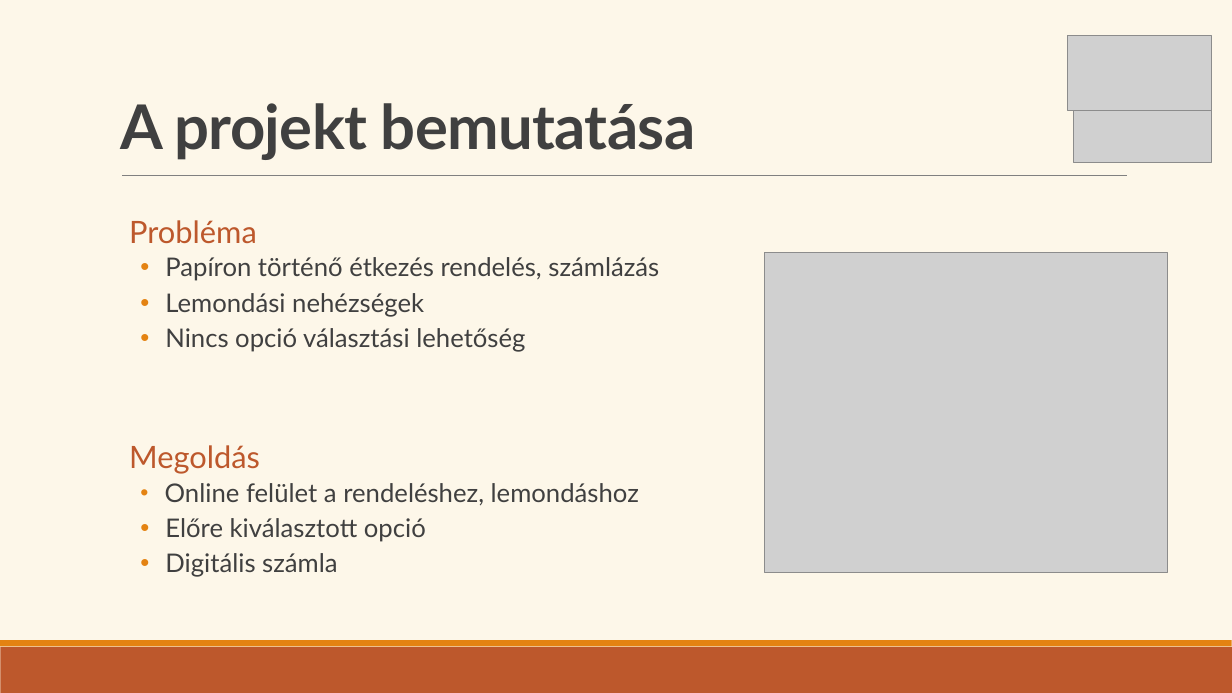
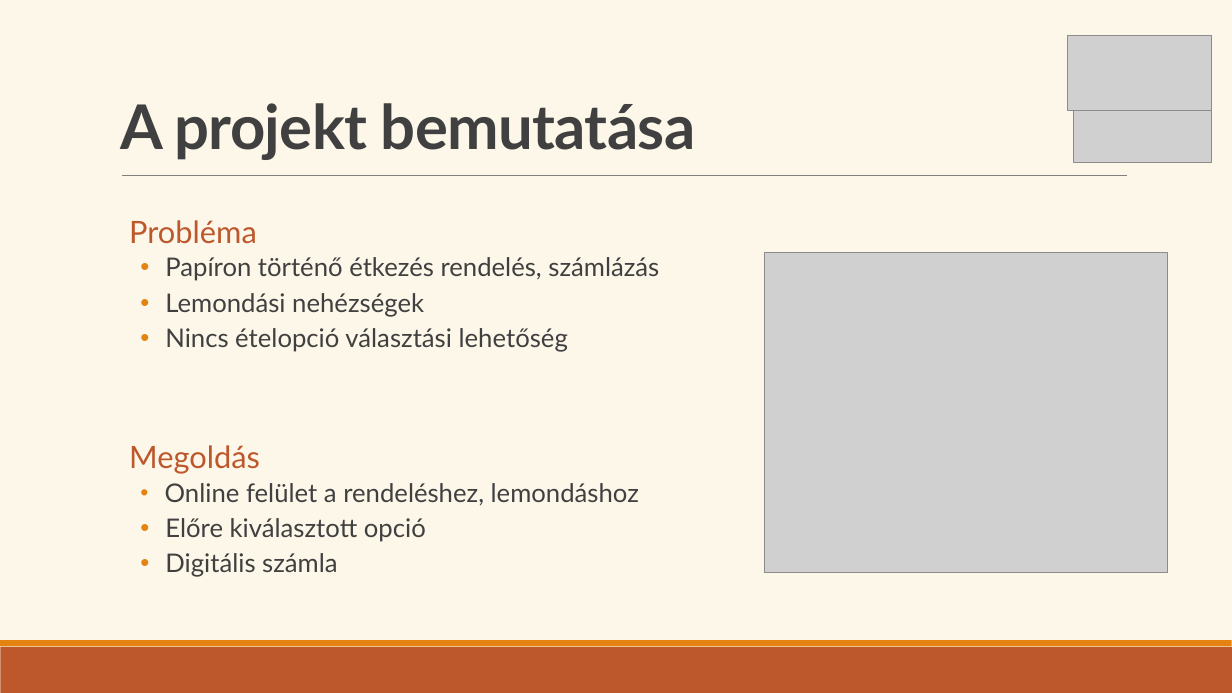
Before and after one commit to Ella50/13_S1_1_vizsgaremek, a slide deck: slide 4 of Dokumentációhoz/Prezentáció/eMenza_AtkariAriella_FarkasDominik.pptx. Drawn at 1232x693 pixels with LibreOffice and Linux fonts; fonts in the diff are those of the drawing; grey boxes stand for pictures. Boxes give left, top, right and bottom in pixels: in the first picture for what was removed or moved away, otherwise in the second. Text is boxed around its words. In the diff, an @@ line names an element or a change of style, - is before the commit and + after.

```diff
--- a/Dokumentációhoz/Prezentáció/eMenza_AtkariAriella_FarkasDominik.pptx
+++ b/Dokumentációhoz/Prezentáció/eMenza_AtkariAriella_FarkasDominik.pptx
@@ text at box(165, 328, 568, 352): text changed @@
-  • Nincs opció választási lehetőség
+  • Nincs ételopció választási lehetőség
```
Also in this commit, not shown: 9 other slides changed, 2 slides added, 5 slides removed, 3 other files.
